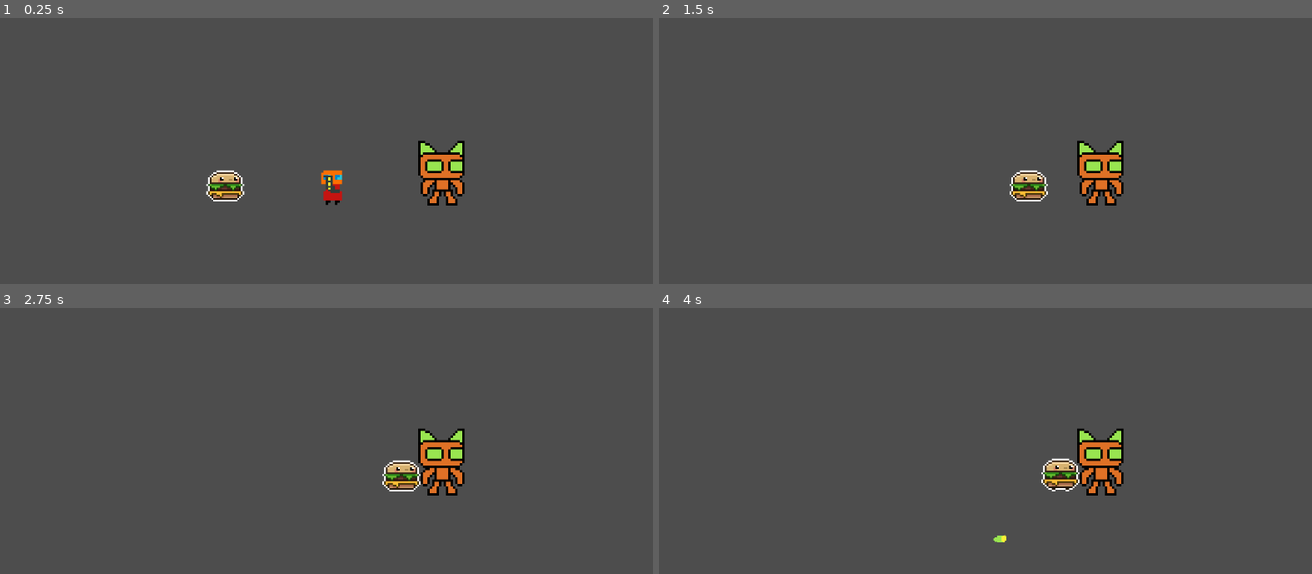
Above: before the commit, frames 1-4 (two rows, left to right).
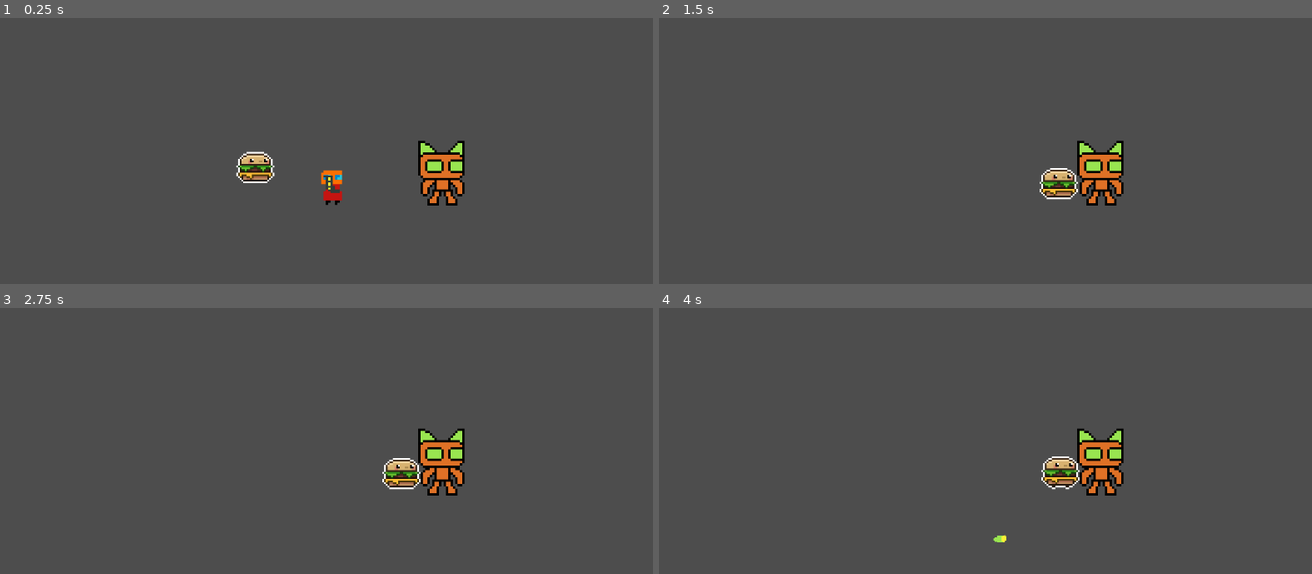
Above: after the commit, the same moments.

Repository: mendsergon/Kill-The-Food-Pyramid
Game: Godot game, scene res://Assets/Scenes/game.tscn
Two runs of this game, one before a commit and one after it. Both use one fixed random seed, a clock stepped at 60 frames per second and the inputs below.
Inputs (mouse positions are in pixels of both pictures, inside the frame that each line leads up to):
- Up to frame 1 (0.25 s): no input
- Up to frame 2 (1.5 s): move the mouse to (1135, 161) at 0.52 s; hold Space (jump) 0.53-1.28 s; hold D (move_right) from 0.53 s (still down); move the mouse to (861, 198) at 1.27 s; tap Shift (dash) at 1.35 s
- Up to frame 3 (2.75 s): tap Space (jump) at 1.52, 1.55, 1.82 s; move the mouse to (398, 387) at 2.02 s; release D (move_right) at 2.03 s; hold A (move_left) from 2.03 s (still down); hold Space (jump) from 2.03 s (still down); tap E (melee) at 2.1 s
- Up to frame 4 (4 s): move the mouse to (959, 544) at 2.77 s; release A (move_left) at 2.78 s; release Space (jump) at 2.78 s; hold D (move_right) from 2.78 s (still down); click (959, 544) at 2.85 s; tap Space (jump) at 3.02, 3.05, 3.32 s; move the mouse to (1194, 526) at 3.52 s; hold Space (jump) from 3.53 s (still down)

The runs differ from the first frame. In frame 1, 1.2% of the frame differs, in the area x 31-43%, y 50-69%; in frame 2, 1.1%; in frame 3, 0.6%; in frame 4, 0.6%.

Commit message:
Added gravity to burger, edited burger extend in game script

Diff:
--- a/Assets/Scenes/game.tscn
+++ b/Assets/Scenes/game.tscn
@@ -25,8 +25,9 @@
 position = Vector2(61, -11)
 
 [node name="Burger" parent="." instance=ExtResource("3_22p6o")]
-position = Vector2(-57, 2)
+position = Vector2(-44, -55)
 scale = Vector2(0.75, 0.75)
+collision_mask = 135
 
 [node name="Player" parent="." instance=ExtResource("1_nbu75")]
 position = Vector2(14, 0)
--- a/Assets/Scripts/burger.gd
+++ b/Assets/Scripts/burger.gd
@@ -1,11 +1,13 @@
 extends CharacterBody2D
 
 ### --- CORE CONSTANTS --- ###
-# Movement
 const MOVE_SPEED = 50.0                  # Enemy walk speed
-# Behavior Timing
 const MOVE_DURATION = 3.0                 # Active chase time
 const IDLE_COOLDOWN = 2.0                 # Pause duration between chases
+
+### --- PHYSICS --- ###
+var gravity = ProjectSettings.get_setting("physics/2d/default_gravity") # Gravity value
+const FALL_GRAVITY_MULTIPLIER = 1.5      # Faster falling multiplier
 
 ### --- NODE REFERENCES --- ###
 @onready var animated_sprite_2d: AnimatedSprite2D = $AnimatedSprite2D  # Enemy sprite
@@ -15,15 +17,12 @@
 var is_moving := true                     # Currently chasing player
 var behavior_timer := 0.0                 # Tracks chase/idle timing
 
-
 ### --- PUBLIC SETUP --- ###
 func set_player_reference(player_ref: CharacterBody2D) -> void:
 	player = player_ref
 
-
 func _ready() -> void:
 	animated_sprite_2d.play("Idle")
-
 
 func _physics_process(delta: float) -> void:
 	if player == null:
@@ -32,27 +31,35 @@
 	### --- TIMER MANAGEMENT --- ###
 	behavior_timer += delta
 
-	# Switch to idle after move duration
 	if is_moving and behavior_timer >= MOVE_DURATION:
 		is_moving = false
 		behavior_timer = 0.0
 		animated_sprite_2d.play("Idle")
 
-	# Switch to moving after cooldown
 	elif not is_moving and behavior_timer >= IDLE_COOLDOWN:
 		is_moving = true
 		behavior_timer = 0.0
 		animated_sprite_2d.play("Run")
 
-	### --- MOVEMENT LOGIC --- ###
-	velocity = Vector2.ZERO
+	### --- GRAVITY LOGIC --- ###
+	if not is_on_floor():
+		# Apply stronger gravity when falling
+		if velocity.y < 0:
+			# Going up - normal gravity (enemy won't jump but for consistency)
+			velocity.y += gravity * delta
+		else:
+			# Falling - multiply gravity for faster fall
+			velocity.y += gravity * FALL_GRAVITY_MULTIPLIER * delta
+	else:
+		# Reset vertical velocity if on floor
+		velocity.y = 0
 
-
+	### --- HORIZONTAL MOVEMENT --- ###
+	velocity.x = 0.0
 	if is_moving:
 		var direction = sign(player.global_position.x - global_position.x)
 		velocity.x = direction * MOVE_SPEED
-
-		# Flip sprite to face movement direction
 		animated_sprite_2d.flip_h = direction < 0
 
+	### --- APPLY MOVEMENT --- ###
 	move_and_slide()
--- a/Assets/Scripts/game.gd
+++ b/Assets/Scripts/game.gd
@@ -2,7 +2,7 @@
 
 ### --- NODE REFERENCES --- ###
 @onready var player: CharacterBody2D = $Player
-@onready var burger: Node = $Burger
+@onready var burger: CharacterBody2D = $Burger
 
 func _ready() -> void:
 	# Pass player reference to enemy for tracking
